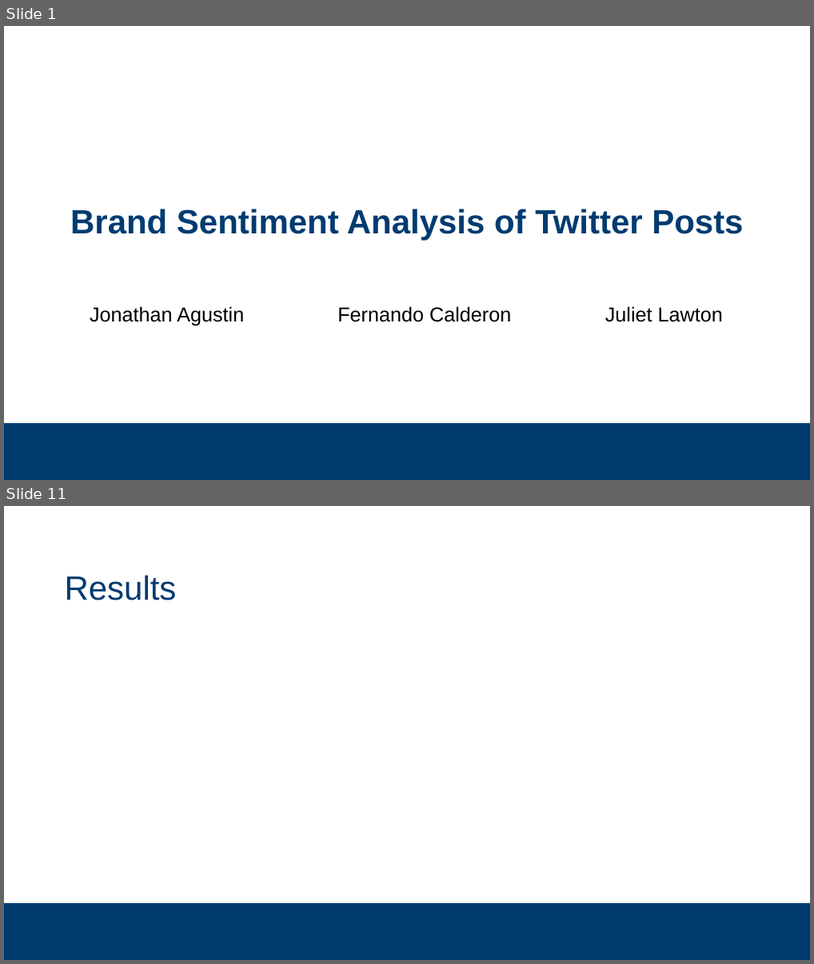
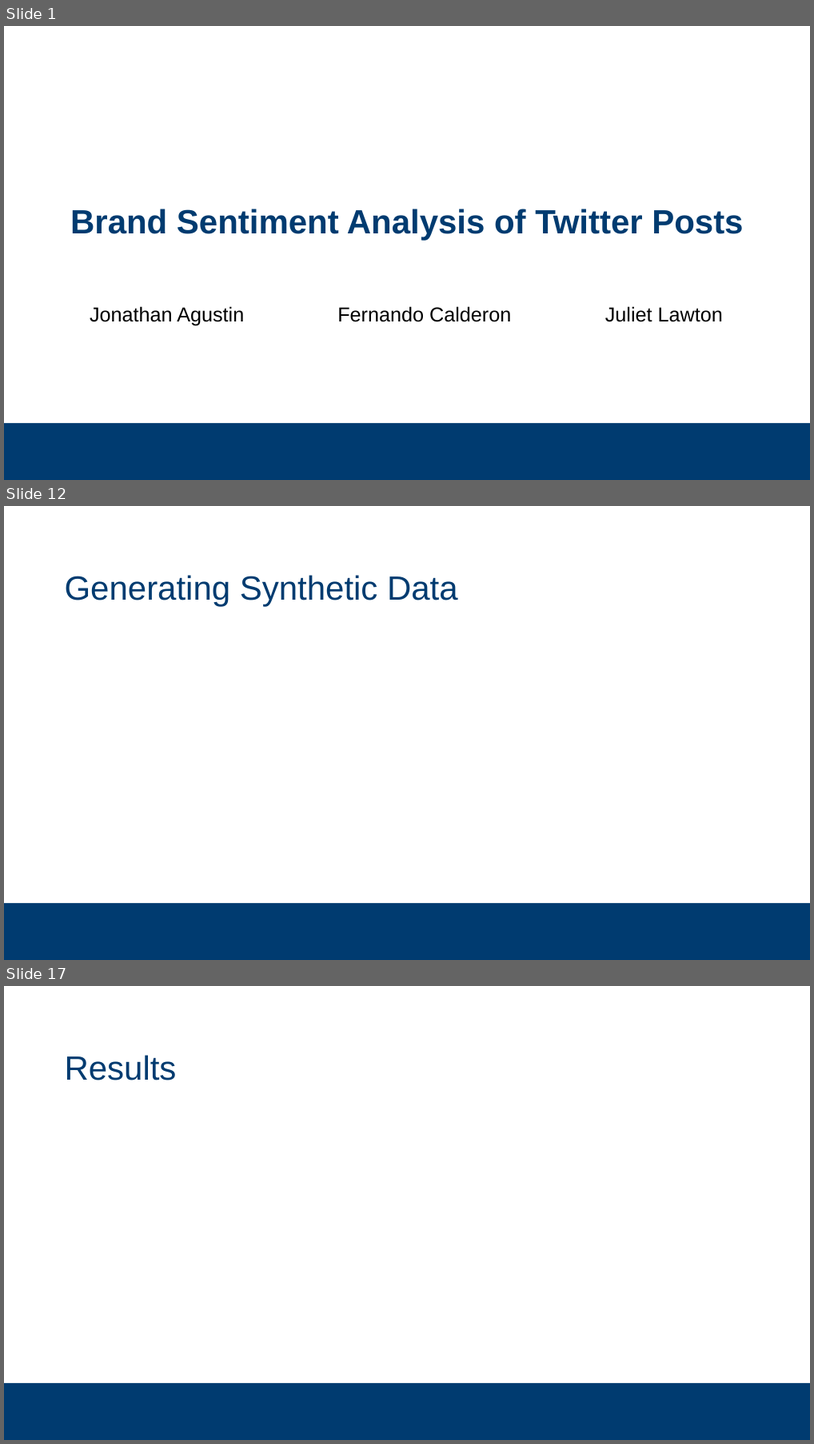
Before and after one commit to subsystem3/project, a slide deck: Final-Project-Team-2.pptx. Shown one above the other, each under a label of ours: slides 1 and 11 before the commit, slides 1, 12 and 17 after it; the slides between them are not shown. The pictures are 814x964 and 814x1444 pixels, drawn with LibreOffice and Linux fonts; fonts in the diff are those of the drawing; background and template pictures are left out. Boxes give left, top, right and bottom in pixels: in the first picture for what was removed or moved away, otherwise in the second. Text is boxed around its words. In the diff, an @@ line names an element or a change of style, - is before the commit and + after.

```diff
--- a/Final-Project-Team-2.pptx
+++ b/Final-Project-Team-2.pptx
@@ slide 12 added at box(4, 506, 810, 960), background #FFFFFF; not listed: 1 template element that a slide beside it also shows @@
@@ title added at box(65, 575, 458, 607), 40 pt, text #003B70 @@
+Generating Synthetic Data
@@ what was slide 11 is now slide 17 @@
```
Also in this commit, not shown: 8 slides changed, 9 other slides added, 4 slides removed.
